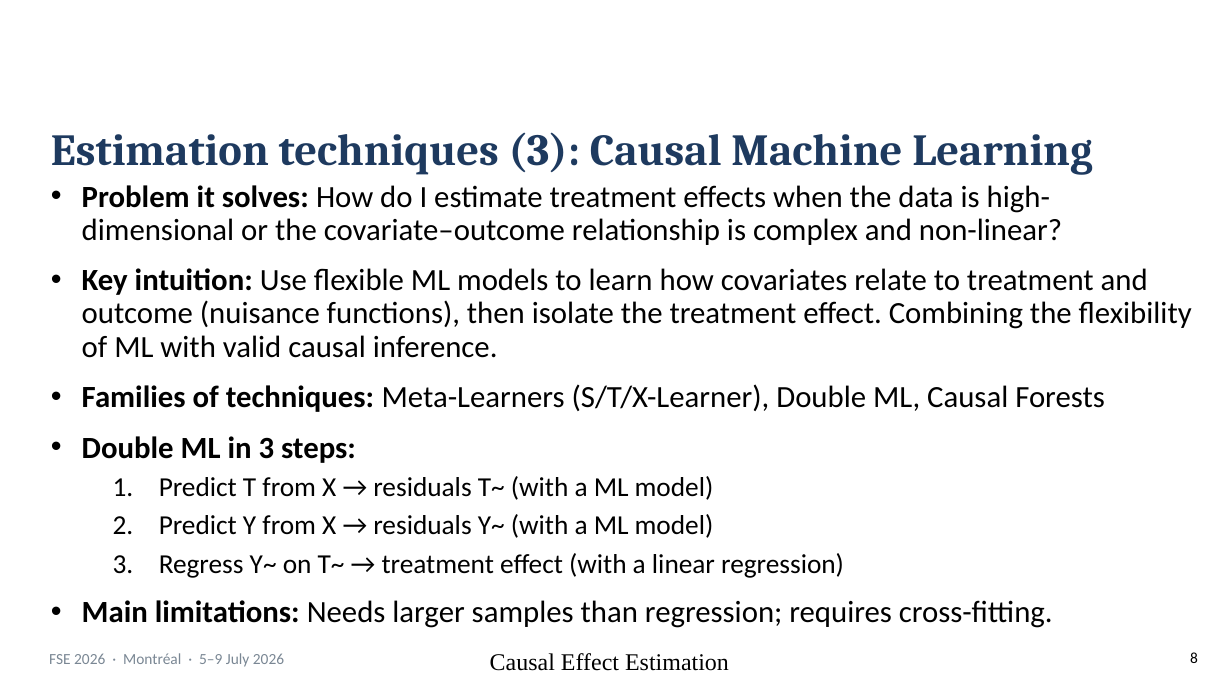
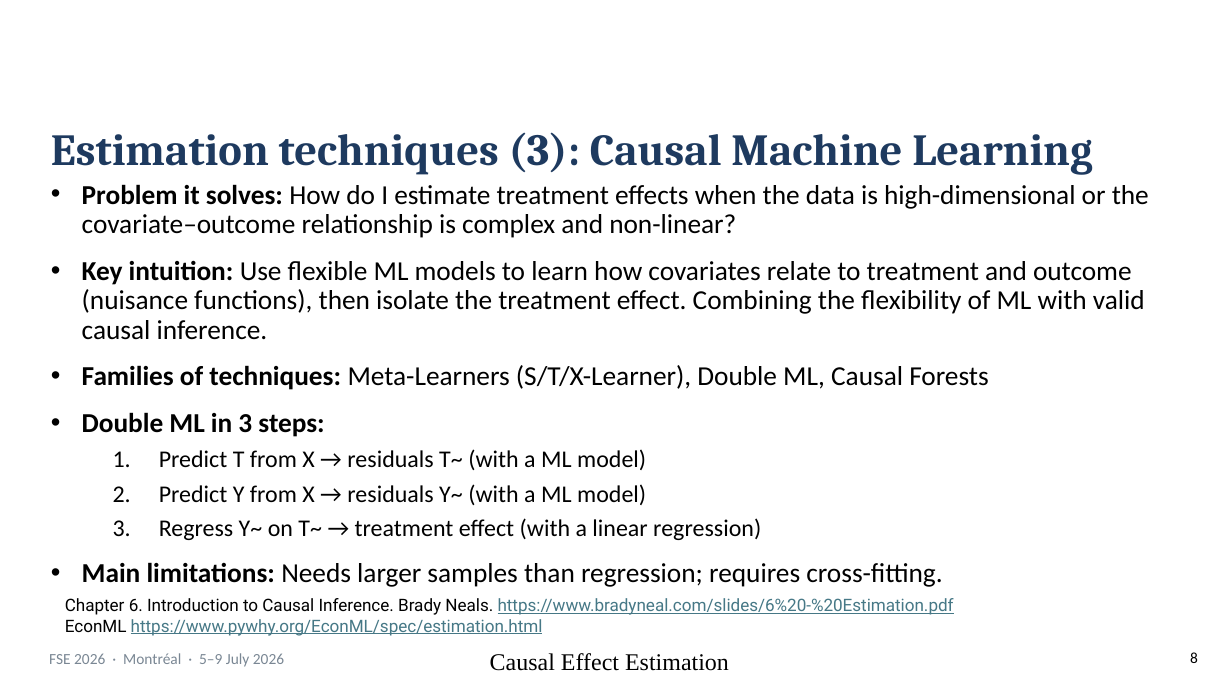
Before and after one commit to martinheyn/CI4SE_Tutorial, a slide deck: slide 8 of slides/Part 5 Causal Effect Estimation.pptx. Drawn at 1232x693 pixels with LibreOffice and Linux fonts; fonts in the diff are those of the drawing; background and template pictures are left out. Boxes give left, top, right and bottom in pixels: in the first picture for what was removed or moved away, otherwise in the second. Text is boxed around its words. In the diff, an @@ line names an element or a change of style, - is before the commit and + after.

```diff
--- a/slides/Part 5 Causal Effect Estimation.pptx
+++ b/slides/Part 5 Causal Effect Estimation.pptx
@@ text "Problem it solves: How do ..." at [82, 184, 1149, 587]: size 18 to 16 pt in "Problem it solves: How do I estimate ...", "Key intuition: Use flexible ML models to ...", "Families of techniques: Meta-Learners (S/T/X-Learner), Doubl ...", "Double ML in 3 steps:" and 1 more places; size 16 to 14 pt in "Predict T from X → residuals T~ ...", "Predict Y from X → residuals Y~ ...", "Regress Y~ on T~ → treatment effect ..." @@
@@ text added at [65, 598, 954, 636], 10 pt, text #467886, underline @@
+Chapter 6. Introduction to Causal Inference. Brady Neals. https://www.bradyneal.com/slides/6%20-%20Estimation.pdf
+EconML https://www.pywhy.org/EconML/spec/estimation.html
```
Also in this commit, not shown: 5 other slides changed.
